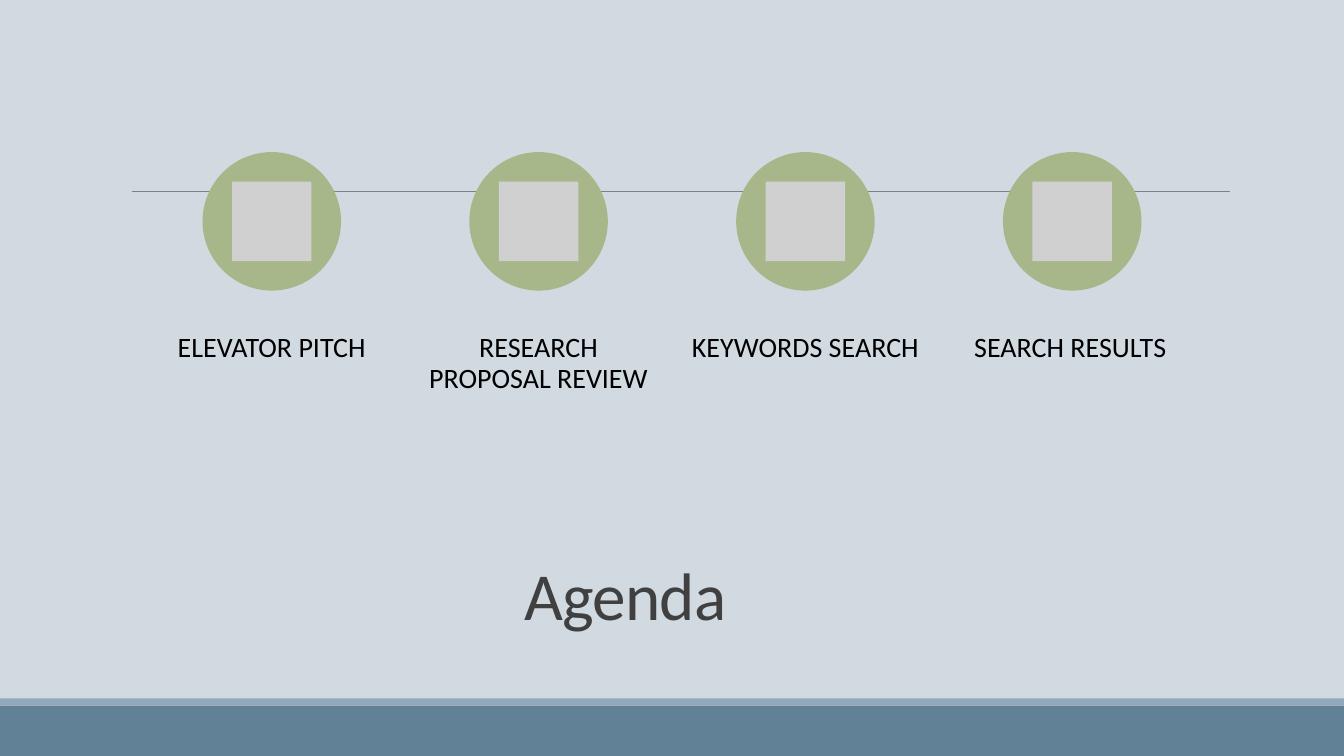
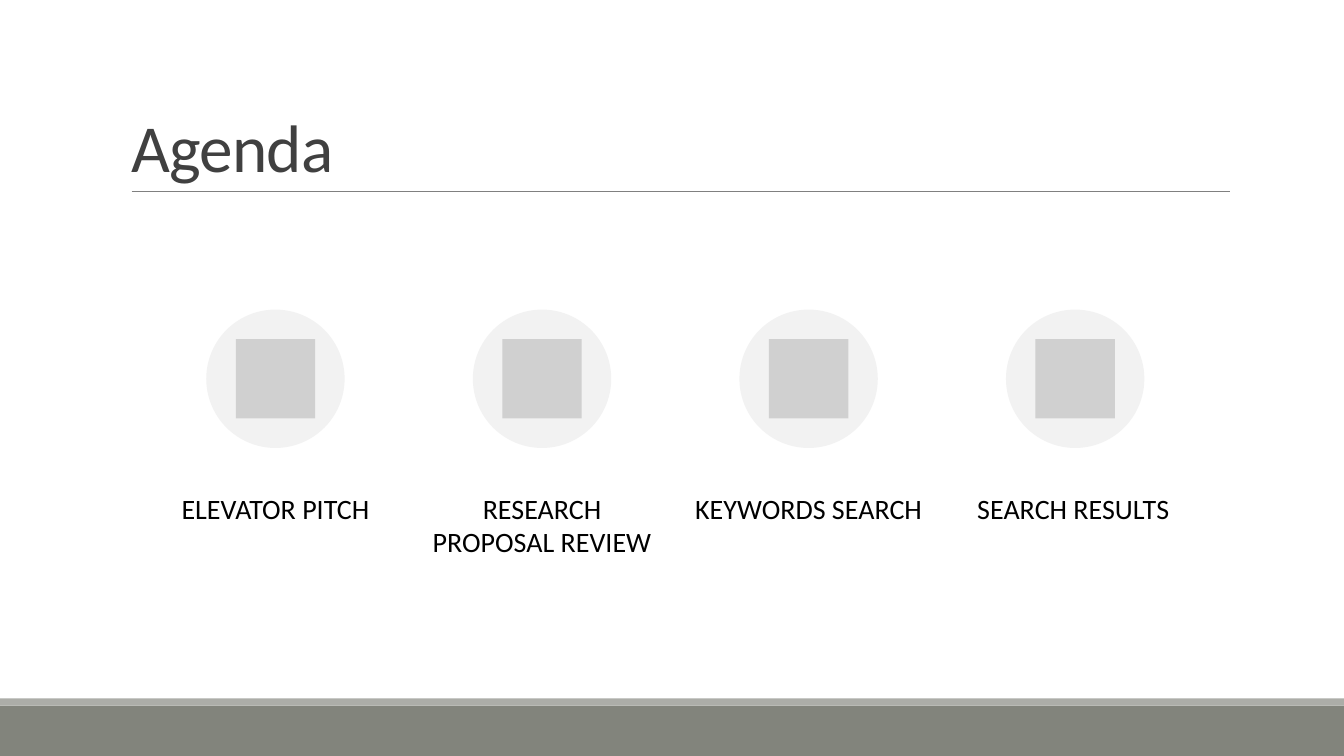
Before and after one commit to ofithcheallaigh/phd, a slide deck: slide 2 of Presentations/Supervisor Meetings/2024/20240209.pptx. Drawn at 1344x756 pixels with LibreOffice and Linux fonts; fonts in the diff are those of the drawing; grey boxes stand for pictures. Boxes give left, top, right and bottom in pixels: in the first picture for what was removed or moved away, otherwise in the second. Text is boxed around its words. In the diff, an @@ line names an element or a change of style, - is before the commit and + after.

Commit message:
changed the format of the slides (i.e. theme)

```diff
--- a/Presentations/Supervisor Meetings/2024/20240209.pptx
+++ b/Presentations/Supervisor Meetings/2024/20240209.pptx
@@ background #D1D9E1 to #FFFFFF @@
@@ title "Agenda": place and size @@
-title "Agenda" at [524,573,727,632]
+title "Agenda" at [131,125,334,184]
@@ title "Agenda" at [131,125,334,184]: alignment centre to left; vertical alignment middle to bottom @@
@@ group removed at [203,152,1141,290]: 4 ellipses, 3 pictures @@
@@ picture: place and size @@
-picture at [499,181,579,261]
+picture at [502,339,582,418]
@@ group added at [207,310,1144,448]: 4 ellipses, 3 pictures @@
@@ 4 texts: place and size @@
-4 texts at [178,339,1166,388]
+4 texts at [182,500,1169,553]
@@ line spacing 0.9 to 1 in 4 elements at [977,500,1169,520], [433,500,651,553], [182,500,369,520], [695,500,922,519] @@
@@ rectangle at [0,706,1344,756]: fill #618197 to #82847C @@
@@ rectangle at [0,699,1344,706]: fill #92A9B9 to #ACADA8 @@
```
Also in this commit, not shown: 4 other slides changed.
